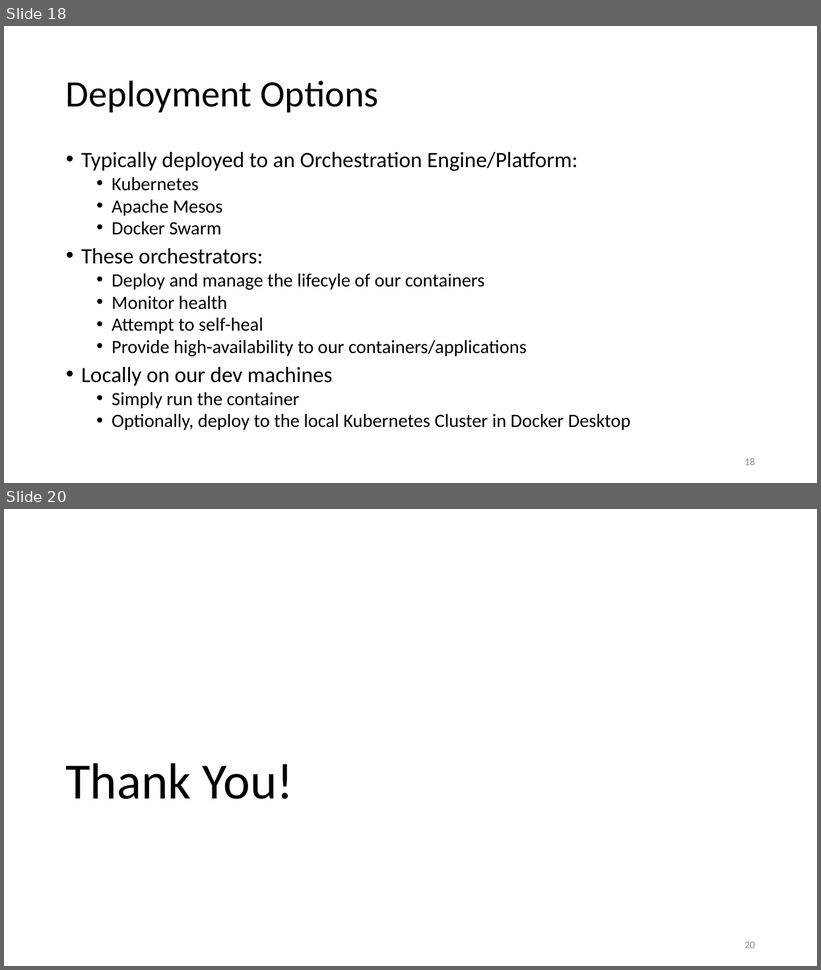
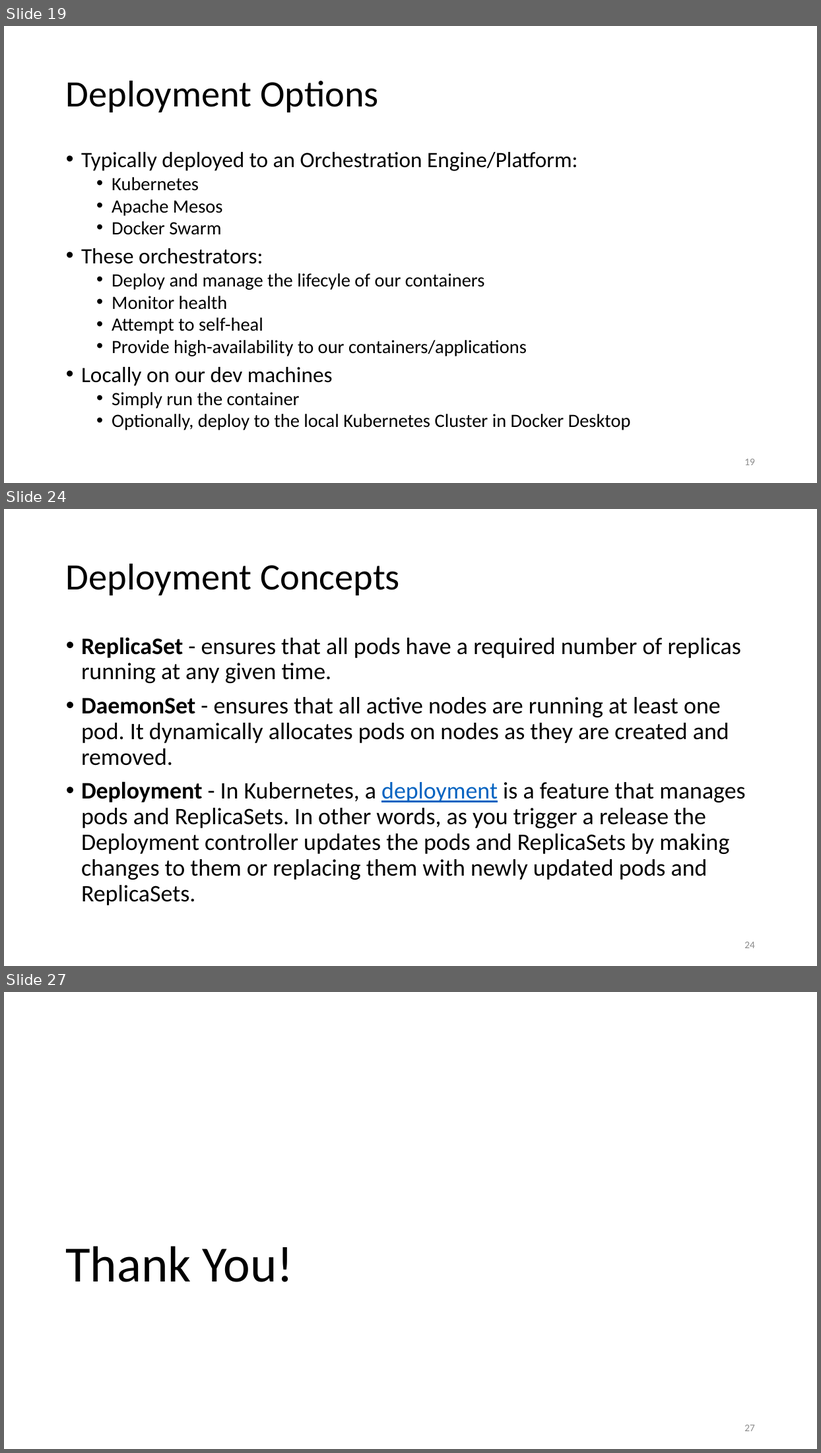
Before and after one commit to jpenniman/java-ms-training, a slide deck: slide-decks/Introduction-to-containers.pptx. Shown one above the other, each under a label of ours: slides 18 and 20 before the commit, slides 19, 24 and 27 after it; the slides between them are not shown. The pictures are 821x970 and 821x1453 pixels, drawn with LibreOffice and Linux fonts; fonts in the diff are those of the drawing; background and template pictures are left out. Boxes give left, top, right and bottom in pixels: in the first picture for what was removed or moved away, otherwise in the second. Text is boxed around its words. In the diff, an @@ line names an element or a change of style, - is before the commit and + after.

Commit message:
Kubernetes fundamentals

```diff
--- a/slide-decks/Introduction-to-containers.pptx
+++ b/slide-decks/Introduction-to-containers.pptx
@@ slide 24 added at bbox=[4, 509, 817, 966], background #FFFFFF @@
@@ title added at bbox=[66, 563, 400, 595], 44 pt, text #000000 @@
+Deployment Concepts
@@ text added at bbox=[81, 637, 745, 906], 28 pt, text #000000 @@
+• ReplicaSet - ensures that all pods have a required number of replicas running at any given time.
+• DaemonSet - ensures that all active nodes are running at least one pod. It dynamically allocates pods on nodes as they are created and removed.
+• Deployment - In Kubernetes, a deployment is a feature that manages pods and ReplicaSets. In other words, as you trigger a release the Deployment controller updates the pods and ReplicaSets by making changes to them or replacing them with newly updated pods and ReplicaSets.
@@ page number added at bbox=[745, 942, 755, 949], 12 pt, text #8C8C8C @@
+24
@@ what was slide 18 is now slide 19 @@
@@ page number at bbox=[745, 459, 755, 466]: text changed @@
-18
+19
@@ what was slide 20 is now slide 27 @@
@@ page number at bbox=[745, 1425, 755, 1432]: text changed @@
-20
+27
```
Also in this commit, not shown: 1 slide changed, 6 other slides added.
